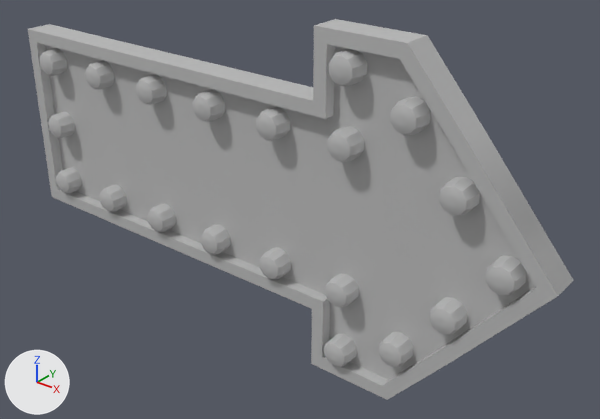
Renders of the FBX model Assets/Models/Level enviroment/circus/arrow sign.fbx from each side of a commit.
Rendered twice from a 50 mm lens placed at (3.39, -3.02, 2.81), pointed at (0.89, 0.1, 0.87). Every picture has the same lights, and +X, +Y and +Z are marked at lower left. Where no turn or scale is listed for an object, it has been applied to the vertices.

Names of what the first picture shows: 'arrow_sign', 'light_set_1'.
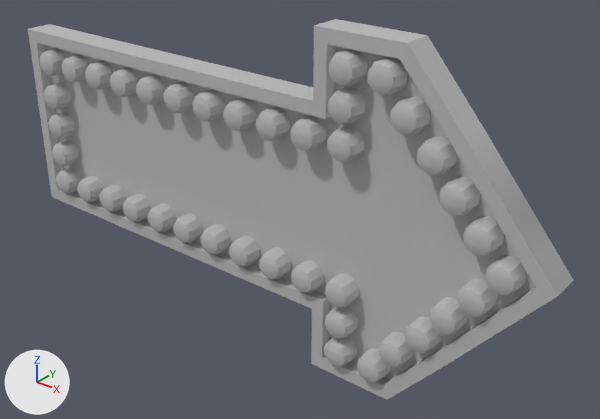
Where the newer file only moved an object's origin or applied its transform, the numbers keep the older frame.

What the commit changed:
me_mesh has 840 vertices, 720 faces and spans x -8.0..8.0, y -84.0..84.0, z -155.0..155.0.
me_mesh is used by ob_light_set_2; location (-4.792, 99.414, 55.34).
me_mesh part 1: the whole mesh is multiplied about its middle by the matrix ((0.0, 0.0, 0.01), (0.01, 0.0, 0.0), (0.0, 0.01, 0.0)), then moved by (5.0, -99.0, -54.0).
Object 'light_set_2' (ob_light_set_2) is now shown.

Where the change shows, as pixel boxes [x1, y1, x2, y2] in the pictures (600 x 419 px):
'light_set_2', shown
    after: [44, 54, 504, 382]
